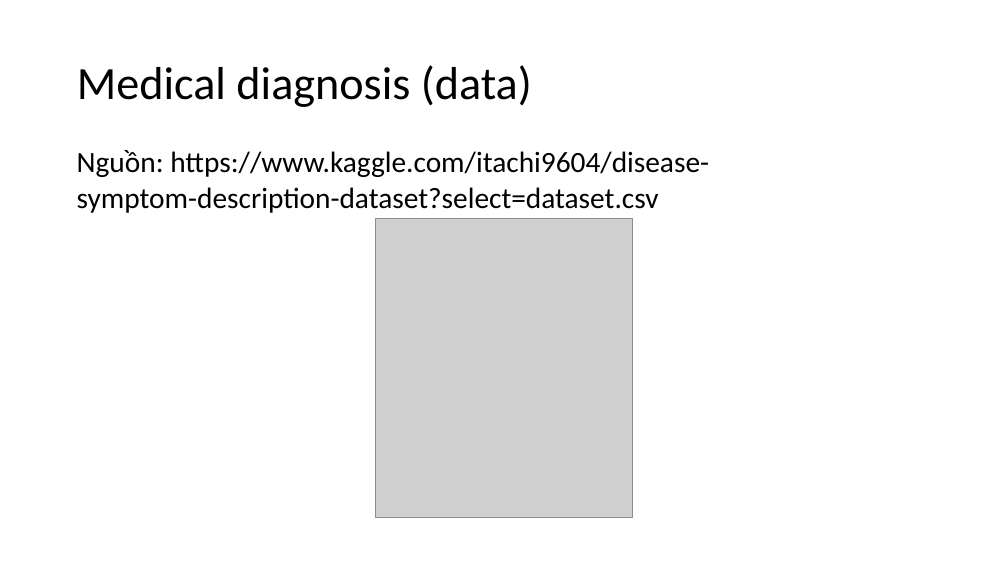
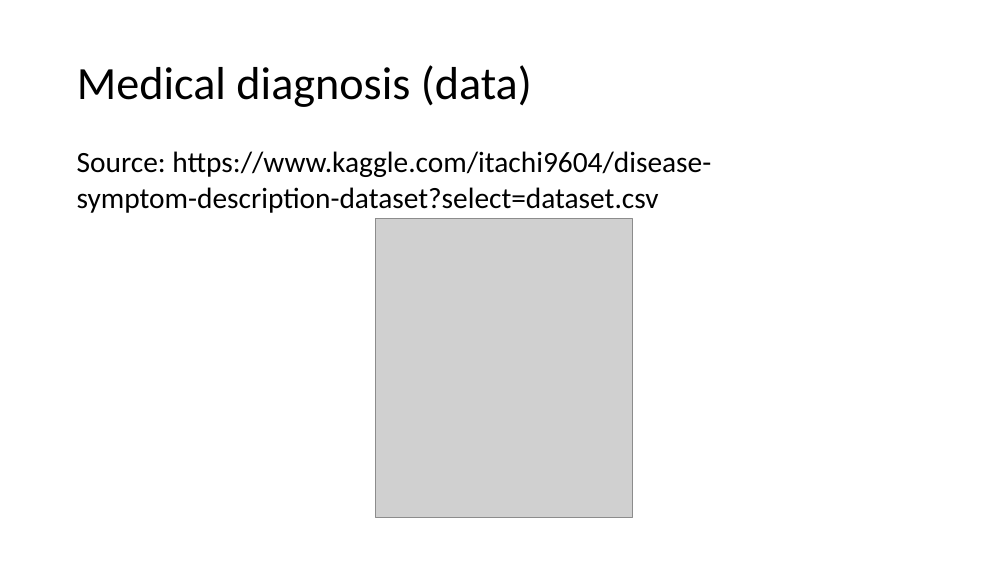
Before and after one commit to nguyenduyhanlam/Probabilistic_Graphical_Models, a slide deck: slide 35 of NguyenDuyHanLam_196005004/baocao.pptx (slide 28 before the commit). Drawn at 1008x567 pixels with LibreOffice and Linux fonts; fonts in the diff are those of the drawing; grey boxes stand for pictures. Boxes give left, top, right and bottom in pixels: in the first picture for what was removed or moved away, otherwise in the second. Text is boxed around its words. In the diff, an @@ line names an element or a change of style, - is before the commit and + after.

```diff
--- a/NguyenDuyHanLam_196005004/baocao.pptx
+++ b/NguyenDuyHanLam_196005004/baocao.pptx
@@ text at (77,151,711,213): text changed @@
-Nguồn: https://www.kaggle.com/itachi9604/disease-symptom-description-dataset?select=dataset.csv
+Source: https://www.kaggle.com/itachi9604/disease-symptom-description-dataset?select=dataset.csv
```
Also in this commit, not shown: 1 other slide changed, 7 slides added, 1 other file.
